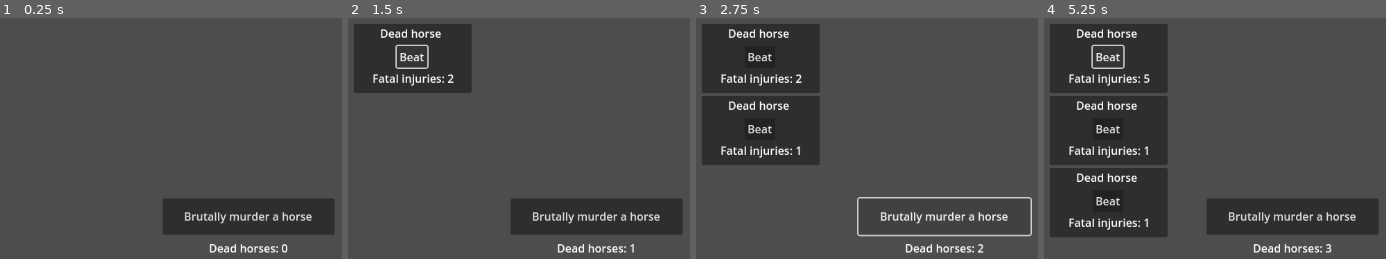
Above: before the commit, frames 1-4 (left to right).
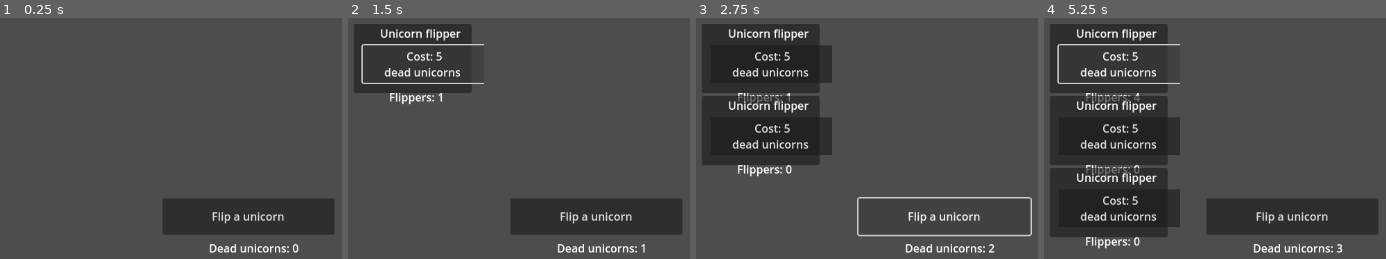
Above: after the commit, the same moments.

Repository: LoonTonk/Unicorn-Flipper
Game: Godot game, scene res://control.tscn
Two runs of this game, one before a commit and one after it. Both use one fixed random seed, a clock stepped at 60 frames per second and the inputs below.
Inputs (mouse positions are in pixels of both pictures, inside the frame that each line leads up to):
- Up to frame 1 (0.25 s): no input
- Up to frame 2 (1.5 s): click "Brutally murder a horse" (after the commit: "Flip a unicorn") at 0.5 s; click "Beat" (after the commit: "Cost: 5 dead unicorns") at 1.25 s
- Up to frame 3 (2.75 s): click "Brutally murder a horse" (after the commit: "Flip a unicorn") at 2 s
- Up to frame 4 (5.25 s): click (1108, 56) at 2.75 s, where only the run before the commit has a clickable "Beat"; click (1119, 63) at 3.5 s, where only the run after the commit has a clickable "Cost: 5 dead unicorns"; click "Brutally murder a horse" (after the commit: "Flip a unicorn") at 4.25 s; click (1108, 56) at 5 s, where only the run before the commit has a clickable "Beat"

The runs differ from the first frame. In frame 1, 1.1% of the frame differs, in the area x 54-92%, y 80-98%; in frame 2, 3.8%; in frame 3, 6.0%; in frame 4, 8.6%, in the area x 3-92%, y 4-98%.

Commit message:
unicorns

Diff:
--- a/control.tscn
+++ b/control.tscn
@@ -22,7 +22,7 @@
 offset_top = -26.0
 offset_right = 124.0
 offset_bottom = 26.496
-text = "Brutally murder a horse"
+text = "Flip a unicorn"
 
 [node name="Label" type="Label" parent="."]
 layout_mode = 1
@@ -35,10 +35,10 @@
 offset_top = 33.0
 offset_right = 57.0
 offset_bottom = 59.0
-text = "Dead horses: 0"
+text = "Dead unicorns: 0"
 vertical_alignment = 1
 script = ExtResource("1_b1ijj")
-prefix = "Dead horses: "
+prefix = "Dead unicorns: "
 
 [node name="ScrollContainer" type="ScrollContainer" parent="."]
 layout_mode = 1
--- a/panel.tscn
+++ b/panel.tscn
@@ -4,8 +4,8 @@
 
 [node name="Panel" type="Panel"]
 custom_minimum_size = Vector2(170, 100)
-offset_right = 173.0
-offset_bottom = 98.0
+offset_right = 202.0
+offset_bottom = 128.0
 
 [node name="Label" type="Label" parent="."]
 layout_mode = 0
@@ -13,25 +13,25 @@
 offset_top = 2.0
 offset_right = 127.0
 offset_bottom = 28.0
-text = "Dead horse"
+text = "Unicorn flipper"
 
 [node name="Label2" type="Label" parent="."]
 layout_mode = 0
-offset_left = 27.0
-offset_top = 67.0
-offset_right = 145.0
-offset_bottom = 93.0
-text = "Fatal injuries: 1"
+offset_left = 51.0
+offset_top = 94.0
+offset_right = 139.0
+offset_bottom = 120.0
+text = "Flippers: 0"
 script = ExtResource("1_rrg8d")
-prefix = "Fatal injuries: "
-things = 1
+prefix = "Flippers: "
 
 [node name="Button" type="Button" parent="."]
 layout_mode = 0
-offset_left = 62.0
-offset_top = 32.0
-offset_right = 106.0
-offset_bottom = 63.0
-text = "Beat"
+offset_left = 13.0
+offset_top = 31.0
+offset_right = 191.0
+offset_bottom = 85.0
+text = "Cost: 5
+dead unicorns "
 
 [connection signal="pressed" from="Button" to="Label2" method="_on_button_pressed"]
